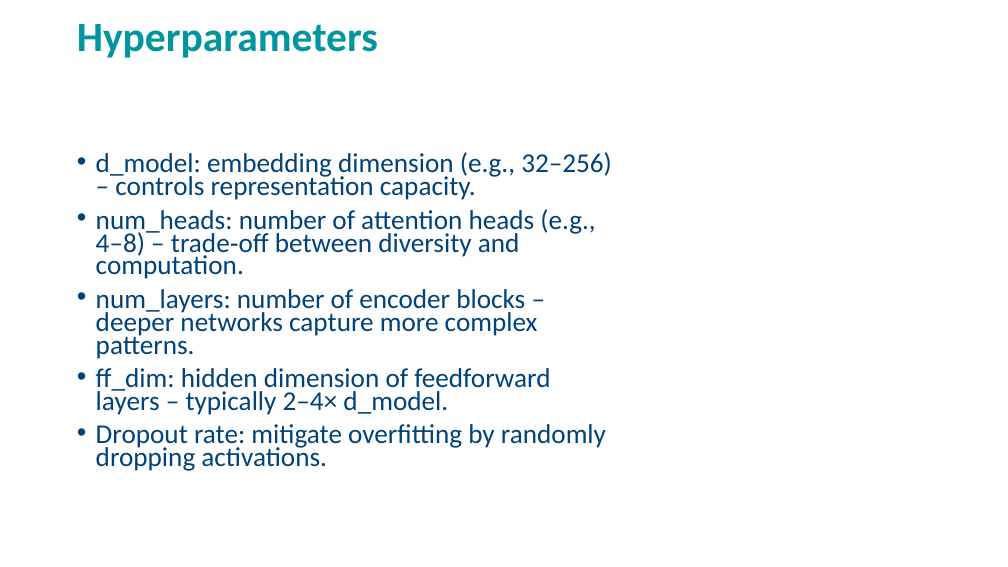
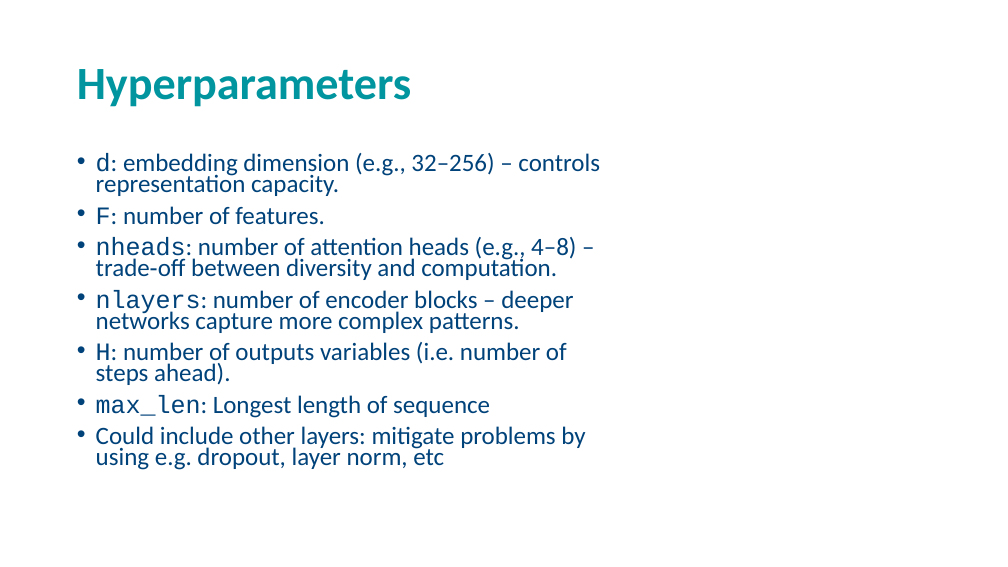
Before and after one commit to andrewcparnell/STAT41130, a slide deck: slide 14 of slides/day 3/D3C2_Transformers.pptx (slide 18 before the commit). Drawn at 1008x567 pixels with LibreOffice and Linux fonts; fonts in the diff are those of the drawing; background and template pictures are left out. Boxes give left, top, right and bottom in pixels: in the first picture for what was removed or moved away, otherwise in the second. Text is boxed around its words. In the diff, an @@ line names an element or a change of style, - is before the commit and + after.

Commit message:
Update slides

```diff
--- a/slides/day 3/D3C2_Transformers.pptx
+++ b/slides/day 3/D3C2_Transformers.pptx
@@ title "Hyperparameters" at (77, 69, 412, 107): size 39.6 to 44 pt @@
@@ text at (96, 153, 600, 470): text changed; size 25.9 to 23.8 pt @@
-• d_model: embedding dimension (e.g., 32–256) – controls representation capacity.
-• num_heads: number of attention heads (e.g., 4–8) – trade‑off between diversity and computation.
-• num_layers: number of encoder blocks – deeper networks capture more complex patterns.
-• ff_dim: hidden dimension of feedforward layers – typically 2–4× d_model.
-• Dropout rate: mitigate overfitting by randomly dropping activations.
+• d: embedding dimension (e.g., 32–256) – controls representation capacity.
+• F: number of features.
+• nheads: number of attention heads (e.g., 4–8) – trade‑off between diversity and computation.
+• nlayers: number of encoder blocks – deeper networks capture more complex patterns.
+• H: number of outputs variables (i.e. number of steps ahead).
+• max_len: Longest length of sequence
+• Could include other layers: mitigate problems by using e.g. dropout, layer norm, etc
```
Also in this commit, not shown: 9 other slides changed, 4 slides added, 7 slides removed, 2 other files.
